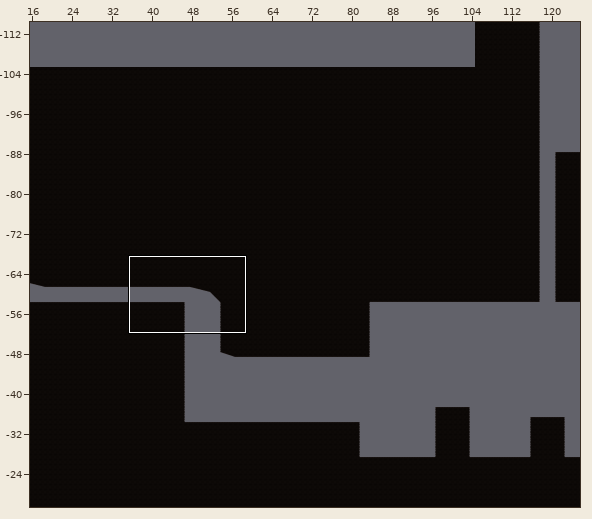
An edit to a level. Tiled map, Assets/Tiled/Level1TileMap/map1-1.tmx. The first picture is a wide view before the edit; the outline marks the close-up.
Close-up. As it was:
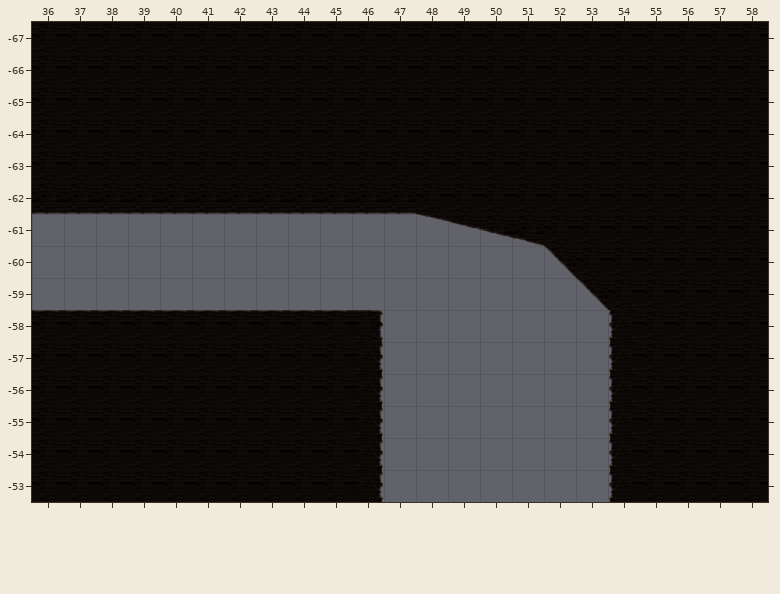
Cells are 256x256 px. Shown: x 36..58, y -67..-53. The commit also changed other parts of the map, which this record leaves out.
Once edited:
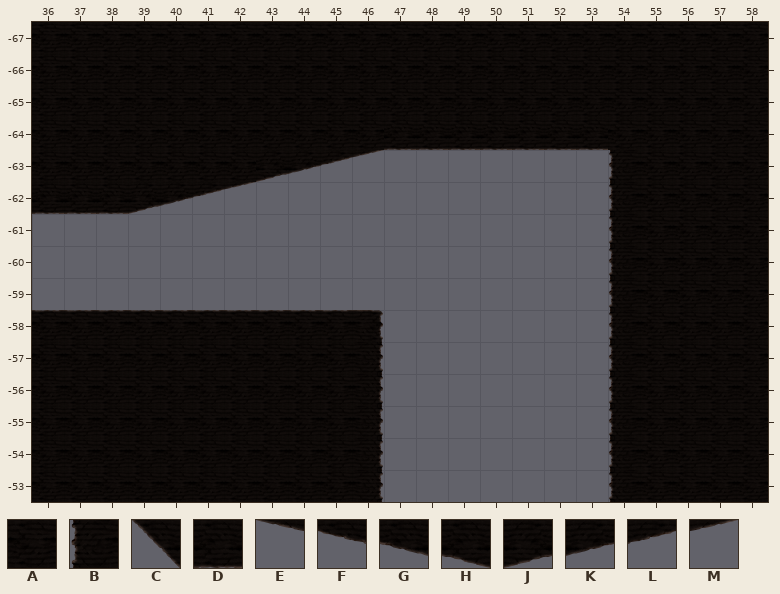
Key: from "Level1 Tileset": A 8, B 9, C 13, D 16, E 48, F 49, G 50, H 51, J 52, K 53, L 54, M 55.
_ is an empty cell, . an unchanged one.
Edits made:
--- layer "ground"
@@ x 39..54 @@
--64 ........AAAAAAA.
--63 ....AAAAAAAAAAAA
--62 DDDDDDDDDAAAAAAA
--61 .........EFGHAAA
--60 .............CAA
--59 ..............CA
+-64 ........DDDDDDD.
+-63 ....JKLM_______B
+-62 JKLM___________B
+-61 .........______B
+-60 .............__B
+-59 .............._B
Where, in picture pixels (left, top, right, bottom), the same in both close-ups:
changed: (128, 128, 634, 310)
